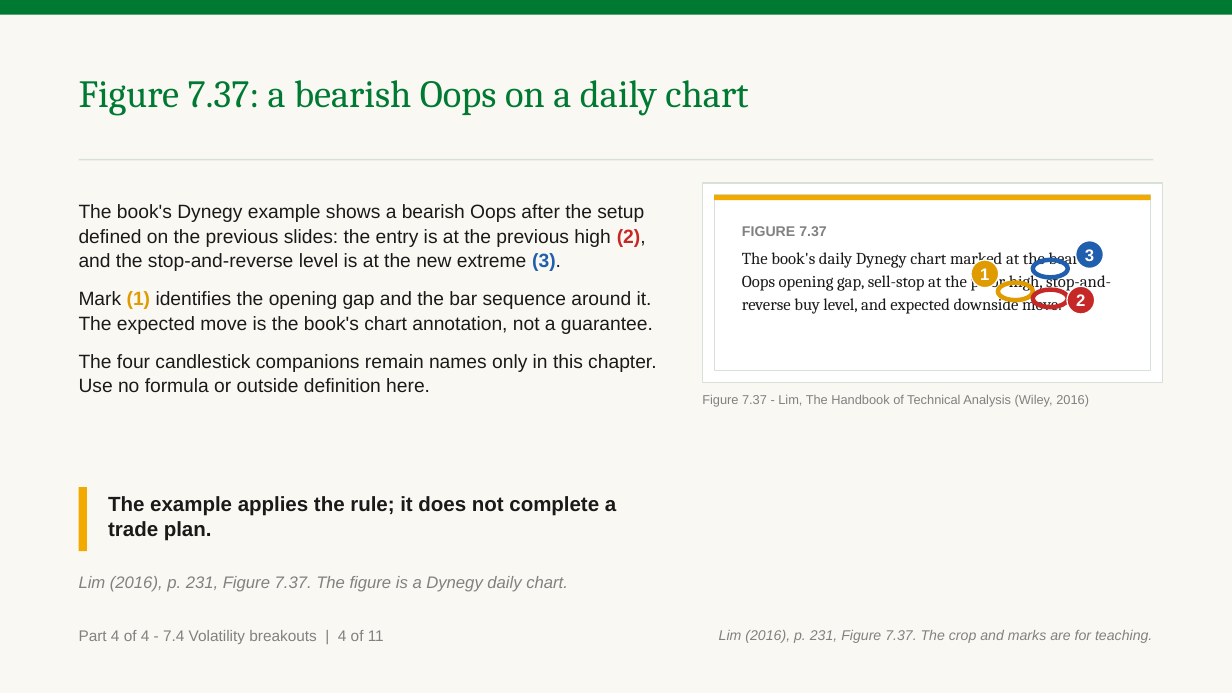
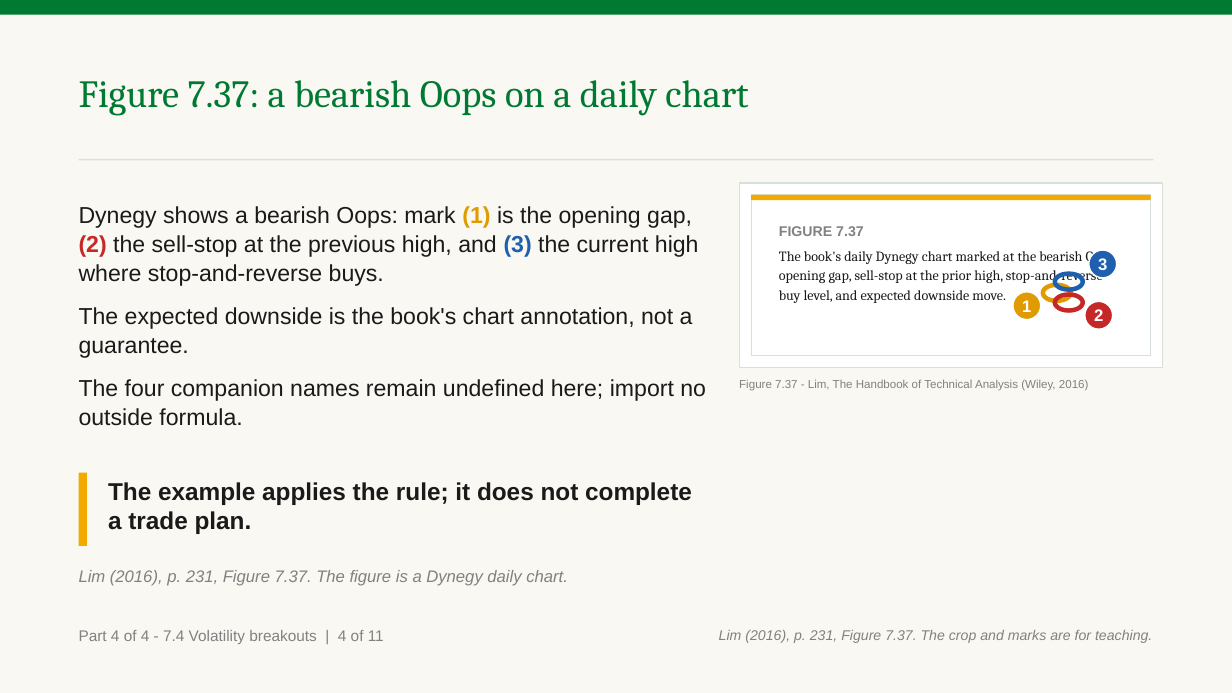
Before and after one commit to benjiesotelo-sudo/Telos_FIN1209, a slide deck: slide 19 of chapter-07/FIN1209-Chapter-07.pptx. Drawn at 1232x693 pixels with LibreOffice and Linux fonts; fonts in the diff are those of the drawing. Boxes give left, top, right and bottom in pixels: in the first picture for what was removed or moved away, otherwise in the second. Text is boxed around its words. In the diff, an @@ line names an element or a change of style, - is before the commit and + after.

Commit message:
Fix Chapter 7 breakout range reader findings

```diff
--- a/chapter-07/FIN1209-Chapter-07.pptx
+++ b/chapter-07/FIN1209-Chapter-07.pptx
@@ text at [79,206,706,426]: text changed; size 15 to 18 pt @@
-The book's Dynegy example shows a bearish Oops after the setup defined on the previous slides: the entry is at the previous high (2), and the stop-and-reverse level is at the new extreme (3).
-Mark (1) identifies the opening gap and the bar sequence around it. The expected move is the book's chart annotation, not a guarantee.
-The four candlestick companions remain names only in this chapter. Use no formula or outside definition here.
+Dynegy shows a bearish Oops: mark (1) is the opening gap, (2) the sell-stop at the previous high, and (3) the current high where stop-and-reverse buys.
+The expected downside is the book's chart annotation, not a guarantee.
+The four companion names remain undefined here; import no outside formula.
@@ rectangle: place and size @@
-rectangle at [702,183,1163,383]
+rectangle at [739,183,1163,368]
@@ rectangle: place and size @@
-rectangle at [714,195,1151,201]
+rectangle at [751,195,1151,201]
@@ rectangle: place and size @@
-rectangle at [714,195,1151,371]
+rectangle at [751,195,1151,356]
@@ text "FIGURE 7.37": place and size @@
-text "FIGURE 7.37" at [742,226,1100,314]
+text "FIGURE 7.37" at [779,226,1114,303]
@@ text at [779,248,1114,303]: size 13 to 11 pt @@
@@ ellipse "3": place and size @@
-ellipse "3" at [1076,241,1104,269]
+ellipse "3" at [1089,250,1116,278]
@@ ellipse "1": place and size @@
-ellipse "1" at [971,260,999,287]
+ellipse "1" at [1013,292,1041,320]
@@ ellipse: place and size @@
-ellipse at [998,283,1033,300]
+ellipse at [1043,285,1071,300]
@@ ellipse: place and size @@
-ellipse at [1033,289,1068,307]
+ellipse at [1055,295,1083,311]
@@ ellipse: place and size @@
-ellipse at [1033,260,1068,277]
+ellipse at [1055,274,1083,289]
@@ ellipse "2": place and size @@
-ellipse "2" at [1067,287,1095,314]
+ellipse "2" at [1085,301,1113,329]
@@ text "Figure 7.37 - Lim, The ...": place and size @@
-text "Figure 7.37 - Lim, The ..." at [702,395,1089,407]
+text "Figure 7.37 - Lim, The ..." at [739,379,1089,391]
@@ text "Figure 7.37 - Lim, The ..." at [739,379,1089,391]: size 10 to 9 pt @@
@@ rectangle: place and size @@
-rectangle at [79,487,87,551]
+rectangle at [79,473,87,546]
@@ text "The example applies the rule; ...": place and size @@
-text "The example applies the rule; ..." at [108,496,616,540]
+text "The example applies the rule; ..." at [108,482,692,534]
@@ text "The example applies the rule; ..." at [108,482,692,534]: size 16 to 19 pt @@
@@ text "Lim (2016), p. 231, Figure ...": place and size @@
-text "Lim (2016), p. 231, Figure ..." at [79,576,568,592]
+text "Lim (2016), p. 231, Figure ..." at [79,570,568,586]
```
Also in this commit, not shown: 16 other slides changed, 1 slide added, 1 slide removed, 2 other files.
